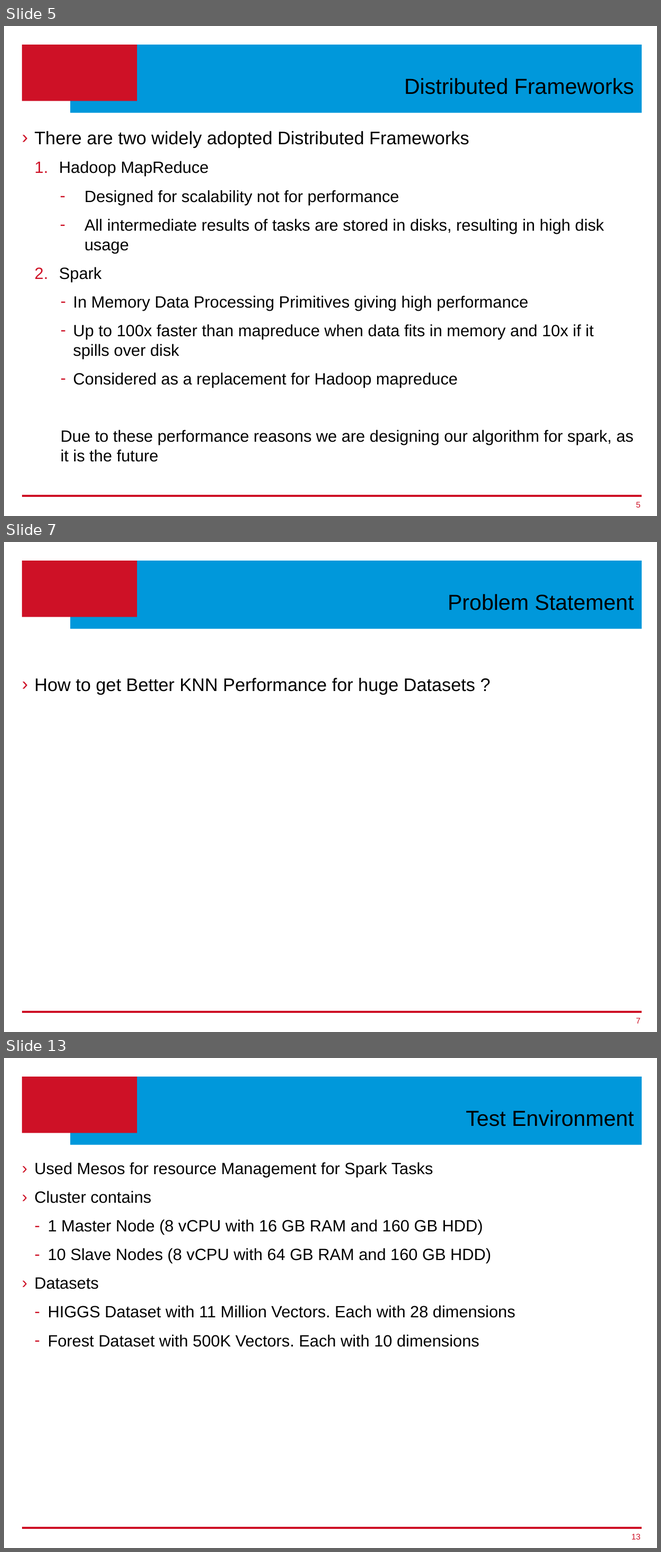
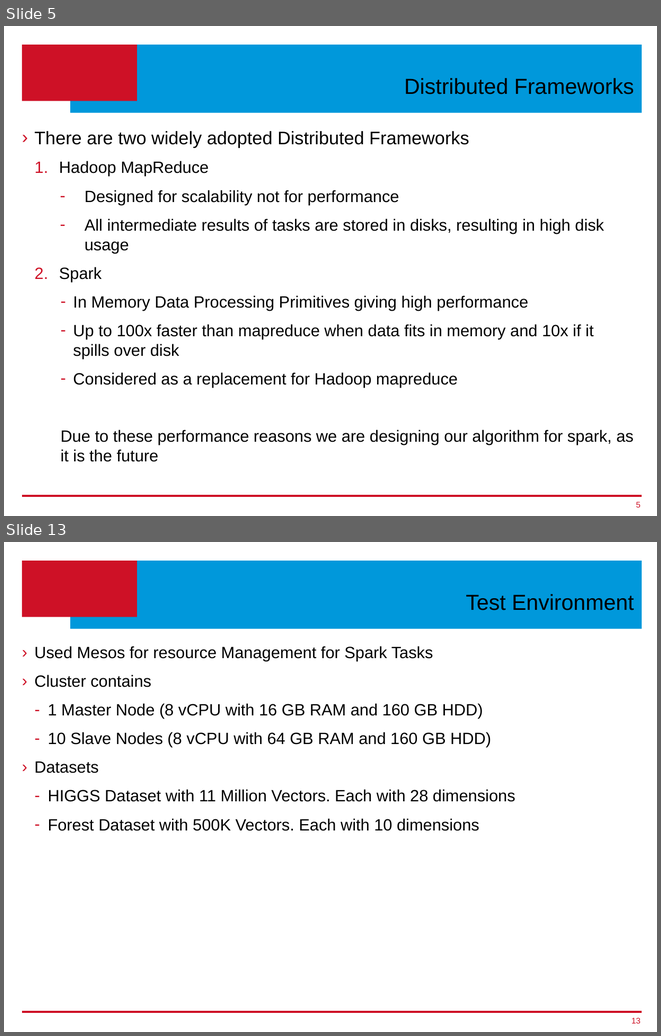
Before and after one commit to ageekymonk/syduni_ms_report, a slide deck: Thesis-Presentation_v1.pptx. Shown one above the other, each under a label of ours: slides 5, 7 and 13 before the commit, slides 5 and 13 after it; the slides between them are not shown. The pictures are 661x1552 and 661x1036 pixels, drawn with LibreOffice and Linux fonts; fonts in the diff are those of the drawing; background and template pictures are left out. Boxes give left, top, right and bottom in pixels: in the first picture for what was removed or moved away, otherwise in the second. Text is boxed around its words. In the diff, an @@ line names an element or a change of style, - is before the commit and + after.

```diff
--- a/Thesis-Presentation_v1.pptx
+++ b/Thesis-Presentation_v1.pptx
@@ slide 7 removed at (4, 542, 657, 1032), background #FFFFFF; not listed: 3 template elements that a slide beside it also shows @@
@@ title removed at (448, 594, 634, 610) @@
-Problem Statement
@@ text removed at (34, 678, 475, 694) @@
-› How to get Better KNN Performance for huge Datasets ?
@@ page number removed at (636, 1017, 641, 1023) @@
-7
```
Also in this commit, not shown: 8 slides changed, 5 slides added, 2 other slides removed, 2 other files.
